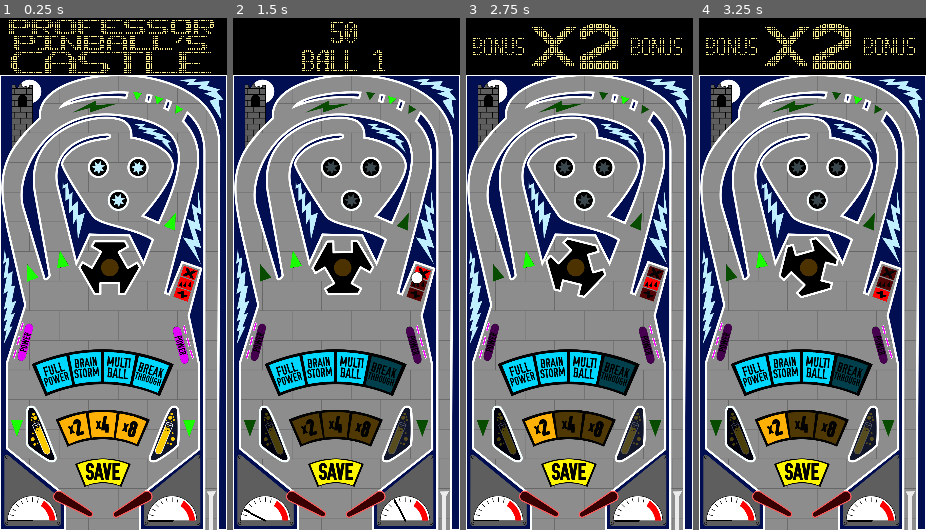
Above: before the commit, frames 1-4 (left to right).
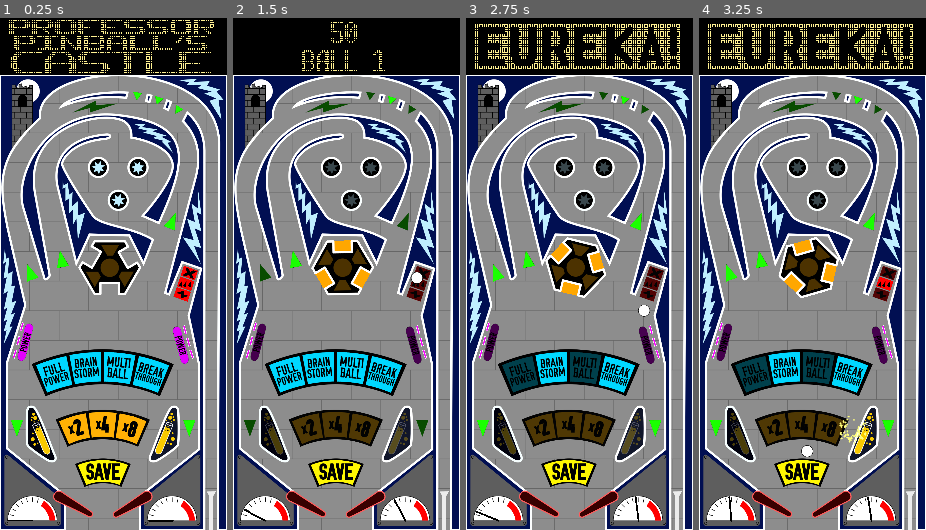
Above: after the commit, the same moments.

Repository: dbisdorf/professor-pinball
Game: Godot game, scene res://Table.tscn
The game is run twice, just before and just after one commit, with the same random seed, the same clock (stepped at 60 frames per second) and the same inputs.
Inputs:
- Up to frame 1 (0.25 s): no input
- Up to frame 2 (1.5 s): tap Enter at 0.5 s; hold Q 0.53-1.28 s; hold W from 0.53 s (still down); tap Space at 0.77 s; tap B at 1.35 s
- Up to frame 3 (2.75 s): tap Space at 1.52 s; release W at 2.03 s; hold A from 2.03 s (still down); tap C at 2.1 s
- Up to frame 4 (3.25 s): keep holding A; tap E at 2.85 s; tap Space at 3.02 s

The runs differ from the first frame. In frame 1, 0.8% of the frame differs, in the area x 7-75%, y 11-92%; in frame 2, 1.8%; in frame 3, 6.1%; in frame 4, 6.6%, in the area x 3-96%, y 1-99%.

Commit message:
Various cosmetic improvements.

Diff:
--- a/Table.gd
+++ b/Table.gd
@@ -6,16 +6,14 @@
 
 # TODO - GRAPHICS AND SOUND
 
-# Unify lightning color in splash screen
-# Shift the position of the moon in the upper left
-# Is the wizard mode display too extreme? Should it highlight the lanes more?
+# Improve icon
 # More flair for DMD frames
-# Volume for song #3 still seems a bit quieter than SFX volume
+# Volume for song #3 still seems quieter than SFX volume
 # Improve pixel precision for all collision shapes
 # Color for the toy
 # More graphic detail for the lower corner areas
 # Adjust light positions to cover black areas
-# "Eureka" in DMD should be thicker
+# More impressive sounds/graphics for wizard mode (ball trail, flipper sounds)
 
 # TODO - FIXES
 
@@ -26,7 +24,7 @@
 # Clamp velocity (max = 4337?)
 # Something Is Up with the collision shape of the left flipper. The ball sort of bumps over this flipper in rest state.
 
-# TODO - BALANCE
+# TODO - BALANCE`
 
 # Too easy to get stuck in bumpers
 
@@ -43,16 +41,10 @@
 
 # Gamepad
 # What happens if you're only missing one victory (bumpers) and you repeat another (lanes)?
-# Can/should wizard mode interrupt another event?
-# Wizard mode, triggered by each victory
-# - drop targets
-# - lane hunt
 # Wizard mode
-# - no lanes are lit, no lanes give inspiration bonus
-# - bumpers don't count up
-# - all victories reset so you can do wizard mode again
-# Correct looping behavior during:
-# - wizard mode
+# - confirm that all victories reset so you can do wizard mode again
+# -- lane hunt
+# -- target hunt
 
 const HIGH_SCORE_FILE = "user://high_score"
 
@@ -217,12 +209,13 @@
 				lane_hunter_victory = true
 				target_hunter_victory = true
 				multiball_victory = true
-				#bumper_victory = true
-				bumps = 90
+				bumper_victory = true
+				bumps = 110
 				$TargetHuntVictoryLight.switch_on()
 				$LaneHuntVictoryLight.switch_on()
 				$MultiballVictoryLight.switch_on()
-				#$BumperVictoryLight.switch_on()
+				$BumperVictoryLight.switch_on()
+				check_wizard_mode()
 
 # Set up the between-game attract mode effects.
 func attract(startup = false):
@@ -609,13 +602,8 @@
 # Start wizard mode.
 func start_wizard_mode():
 	$WizardReadyTimer.stop()
-	lane_hunter_victory = false
-	target_hunter_victory = false
-	multiball_victory = false
-	bumper_victory = false
+	$BallSaveTimer.stop()
 	lit_lane = 0
-	bumps = 0
-	$BallSaveTimer.stop()
 	save_lit = false
 
 	$DMD.show_once($DMD.DISPLAY_WIZARD)
@@ -624,25 +612,15 @@
 	$LaneLight3.flash(0.2)
 	$LaneLight4.flash(0.2)
 	$LaneLight5.flash(0.2)
-
-	$SaveLight.flash(3.0, 0.6)
-
-	$X2Light.flash(3.0, 1.2)
-	$X4Light.flash(3.0, 1.2)
-	$X8Light.flash(3.0, 1.2)
-
-	$TargetHuntVictoryLight.flash(3.0, 1.8)
-	$LaneHuntVictoryLight.flash(3.0, 1.8)
-	$MultiballVictoryLight.flash(3.0, 1.8)
-	$BumperVictoryLight.flash(3.0, 1.8)
-
-	$LeftTargetLight.flash(3.0, 2.4)
-	$RightTargetLight.flash(3.0, 2.4)
-
-	$SpecialLight1.flash(3.0)
-	$SpecialLight2.flash(3.0)
-	$SpecialLight3.flash(3.0)
-	$Toy.flash(3.0)
+	$SpecialLight1.switch_off()
+	$SpecialLight2.switch_off()
+	$SpecialLight3.switch_off()
+	$TargetHuntVictoryLight.flash(1.0)
+	$LaneHuntVictoryLight.flash(1.0, 2.0)
+	$MultiballVictoryLight.flash(1.0)
+	$BumperVictoryLight.flash(1.0, 2.0)
+	$SaveLight.switch_on()
+	$Toy.flash(1.0)
 
 	mode = MODE_WIZARD
 	$AudioStreamPlayer.play_wizard()
@@ -704,10 +682,16 @@
 			$RightTargetLight.switch_off()
 			change_special()
 		MODE_WIZARD:
+			lane_hunter_victory = false
+			target_hunter_victory = false
+			multiball_victory = false
+			bumper_victory = false
+			bumps = 0
 			clear_all_lights()
 			change_lit_lane(false)
 			$WizardModeTimer.stop()
 			$Toy.lower_all_gates()
+			change_special()
 	mode = MODE_NORMAL
 
 # This function runs multiple times after a game is over.
@@ -754,6 +738,7 @@
 		$AudioStreamPlayer.play_save()
 	elif mode == MODE_WIZARD:
 		# If we're in wizard mode, eject a replacement ball.
+		$SaveLight.flash_on()
 		$BallEjectTimer.start()
 	else:
 		if mode == MODE_MULTIBALL:
--- a/Table.tscn
+++ b/Table.tscn
@@ -53,7 +53,6 @@
 script = ExtResource( 1 )
 
 [node name="Walls" type="RigidBody2D" parent="."]
-editor/display_folded = true
 collision_layer = 4
 collision_mask = 2
 mode = 1
@@ -186,6 +185,7 @@
 
 [node name="SaveLight" parent="." instance=ExtResource( 10 )]
 position = Vector2( 406.144, 1789.85 )
+scale = Vector2( 0.98, 0.95 )
 texture = ExtResource( 11 )
 
 [node name="SpecialLight1" parent="." instance=ExtResource( 10 )]
@@ -357,7 +357,7 @@
 texture = ExtResource( 20 )
 
 [node name="BumperVictoryLight" parent="." instance=ExtResource( 10 )]
-position = Vector2( 586.951, 1401.28 )
+position = Vector2( 587.482, 1400.97 )
 rotation = 0.594814
 texture = ExtResource( 21 )
 
@@ -486,6 +486,7 @@
 rotation = 1.57358
 
 [node name="Light" parent="Toy" instance=ExtResource( 10 )]
+position = Vector2( 0, -6 )
 texture = ExtResource( 33 )
 
 [node name="AudioStreamPlayer" type="AudioStreamPlayer" parent="Toy"]
Binary file changed: graphics/dmd.png
Binary file changed: graphics/icon.png
Binary file changed: graphics/splash.png
Binary file changed: graphics/table.png
Binary file changed: graphics/toy-light.png
Binary file changed: graphics/toy.png
Binary file changed: icon.ico
